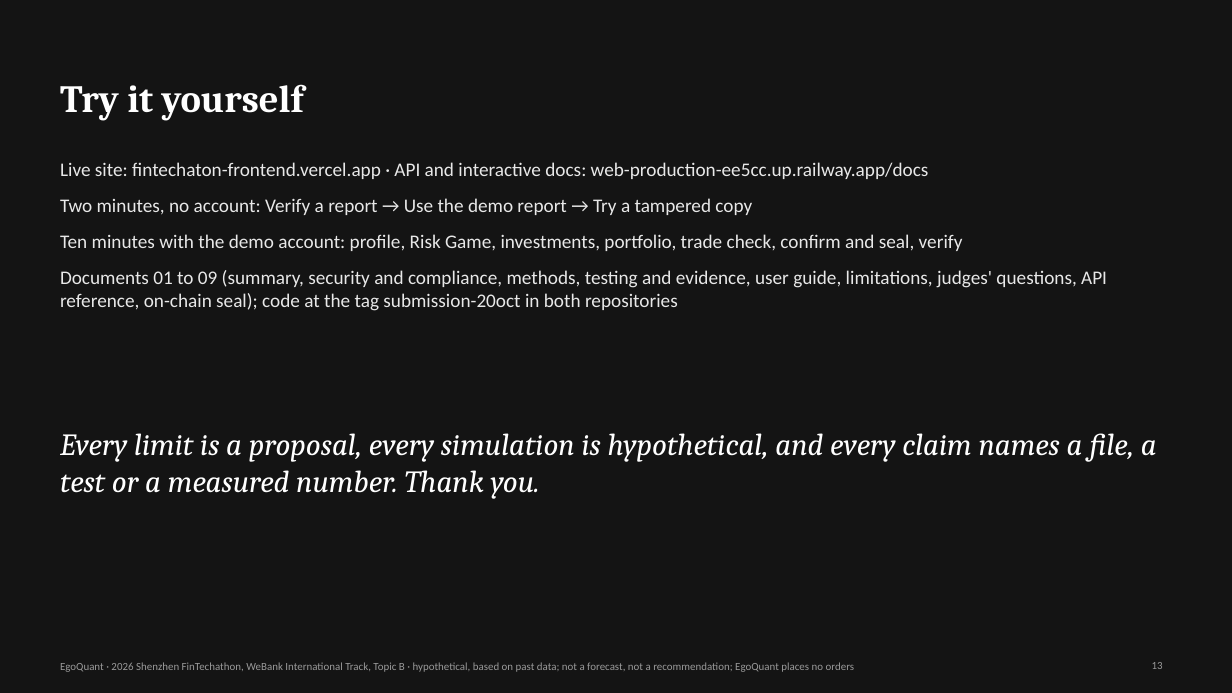
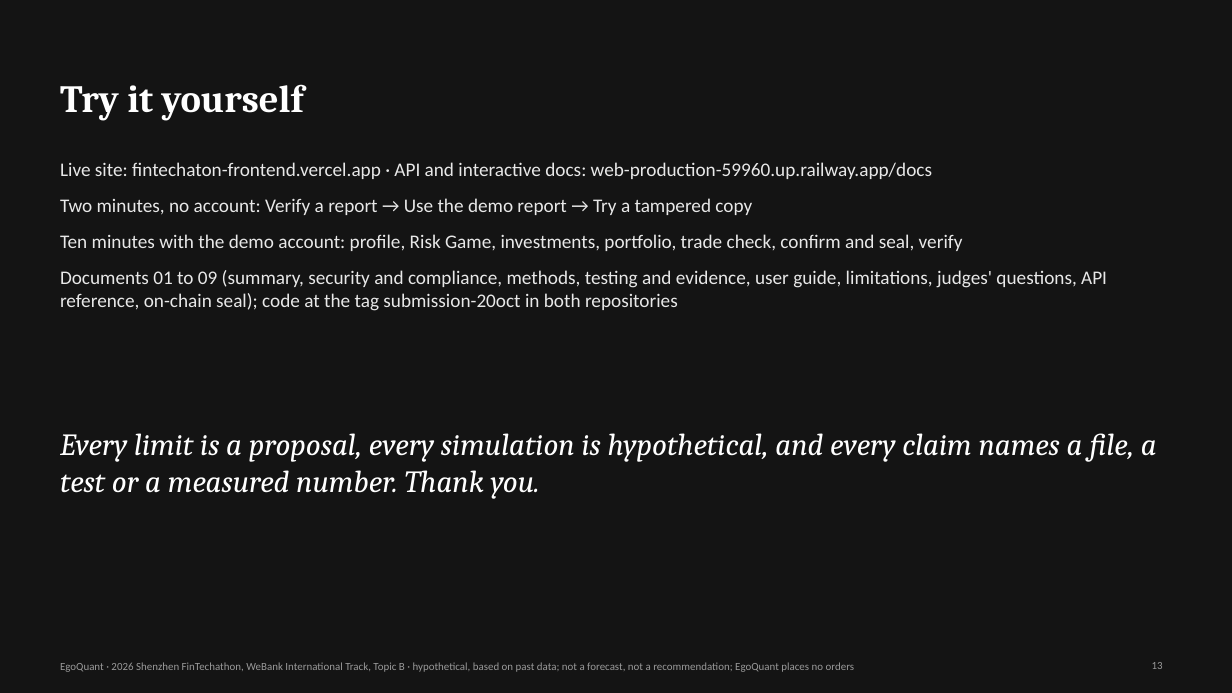
Before and after one commit to EgoQuantAI/egoquant-backend, a slide deck: slide 13 of submission/2_Presentation/EGOQUANT_PRESENTATION.pptx. Drawn at 1232x693 pixels with LibreOffice and Linux fonts; fonts in the diff are those of the drawing. Boxes give left, top, right and bottom in pixels: in the first picture for what was removed or moved away, otherwise in the second. Text is boxed around its words. In the diff, an @@ line names an element or a change of style, - is before the commit and + after.

Commit message:
EgoQuant: final snapshot of the version tagged submission-20oct (API host web-production-59960; 20 October 2026 17:48)

```diff
--- a/submission/2_Presentation/EGOQUANT_PRESENTATION.pptx
+++ b/submission/2_Presentation/EGOQUANT_PRESENTATION.pptx
@@ text at (60, 162, 932, 179): text changed @@
-Live site: fintechaton-frontend.vercel.app · API and interactive docs: web-production-ee5cc.up.railway.app/docs
+Live site: fintechaton-frontend.vercel.app · API and interactive docs: web-production-59960.up.railway.app/docs
```
Also in this commit, not shown: 30 other files.
